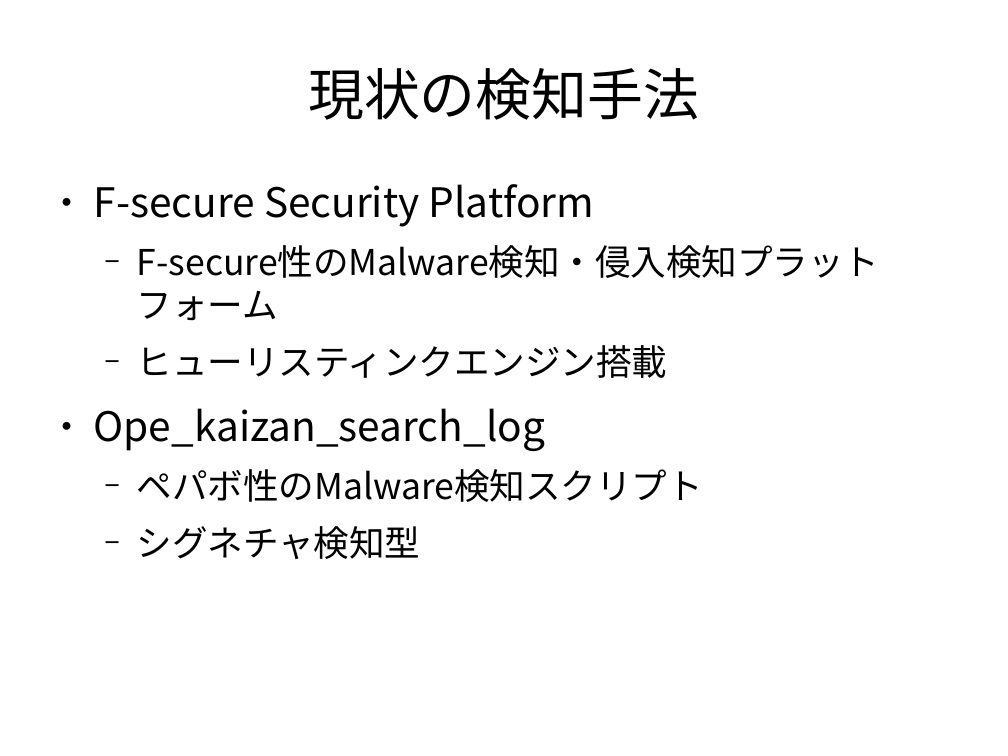
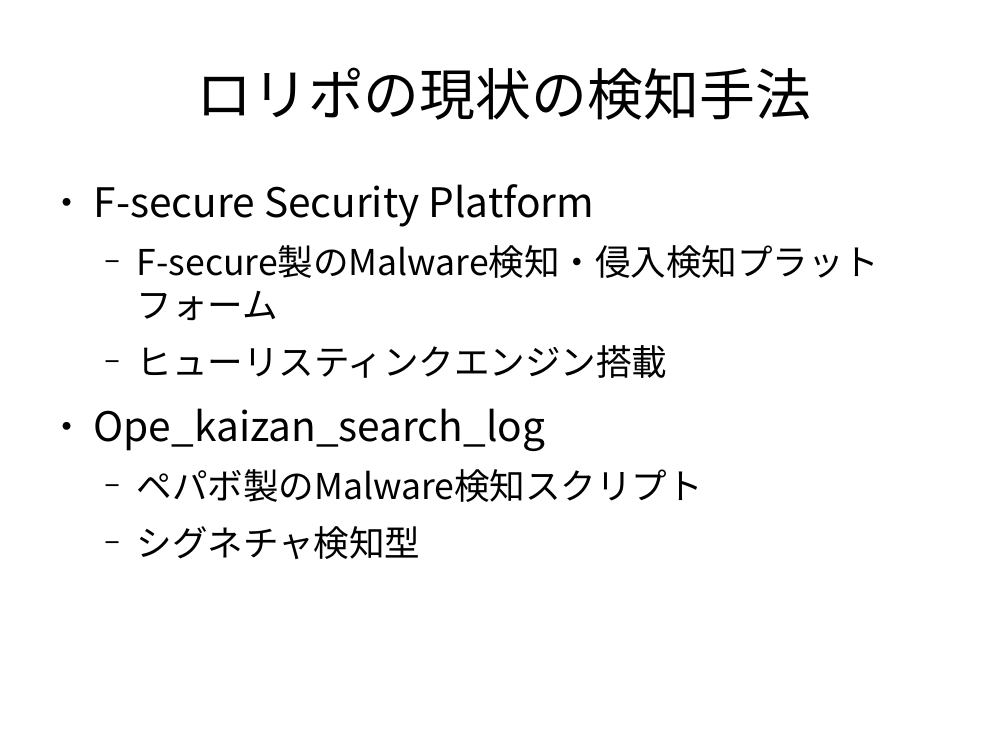
Before and after one commit to k0u5uk3/obfuscated-php-webshell-detector, a slide deck: slide 7 of doc/HostingCasual.odp (slide 5 before the commit). Drawn at 1008x756 pixels with LibreOffice and Linux fonts; fonts in the diff are those of the drawing. Boxes give left, top, right and bottom in pixels: in the first picture for what was removed or moved away, otherwise in the second. Text is boxed around its words. In the diff, an @@ line names an element or a change of style, - is before the commit and + after.

```diff
--- a/doc/HostingCasual.odp
+++ b/doc/HostingCasual.odp
@@ title at (x1=196, y1=67, x2=811, y2=120): text changed @@
-現状の検知手法
+ロリポの現状の検知手法
@@ text at (x1=137, y1=245, x2=880, y2=321): text changed @@
-  − F-secure性のMalware検知・侵入検知プラットフォーム
+  − F-secure製のMalware検知・侵入検知プラットフォーム
@@ text at (x1=137, y1=469, x2=703, y2=502): text changed @@
-  − ペパボ性のMalware検知スクリプト
+  − ペパボ製のMalware検知スクリプト
```
Also in this commit, not shown: 4 other slides changed, 1 slide added.
